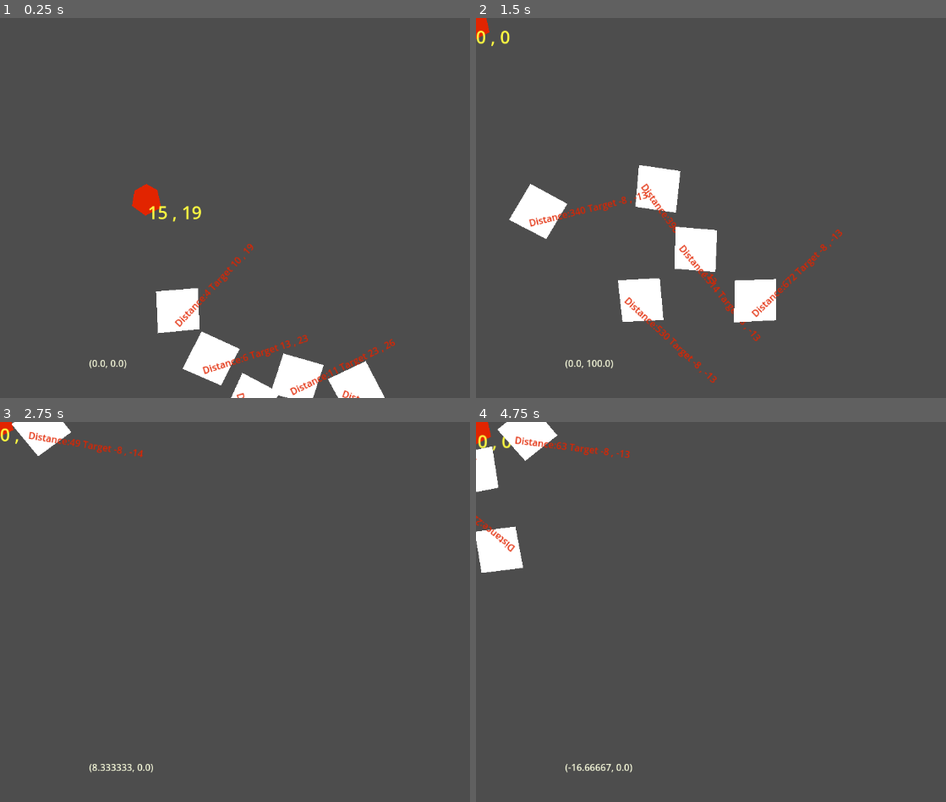
Above: before the commit, frames 1-4 (two rows, left to right).
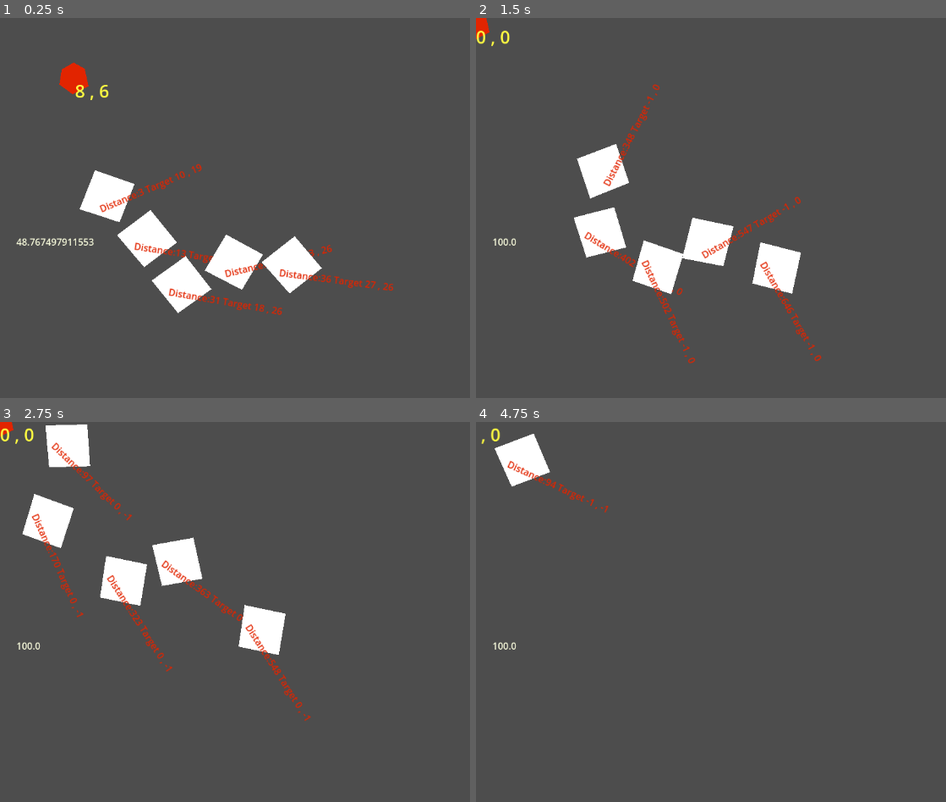
Above: after the commit, the same moments.

Repository: jceresearch/godot_project_422
Game: Godot game, scene res://world.tscn
Same seed, same stepped clock (60 frames per second), same inputs: the game is played once before the commit and once after it.
Inputs:
- Up to frame 1 (0.25 s): no input
- Up to frame 2 (1.5 s): hold Right (ui_right) 0.53-1.28 s; hold 1 0.53-1.28 s; tap Space at 0.77, 0.8, 1.07, 1.35 s; hold Down (ui_down) from 1.28 s (still down)
- Up to frame 3 (2.75 s): tap Space at 1.52, 1.82, 2.3 s; tap 1 at 1.55 s; release Down (ui_down) at 2.03 s; hold Right (ui_right) from 2.03 s (still down); hold 1 from 2.03 s (still down)
- Up to frame 4 (4.75 s): release Right (ui_right) at 2.78 s; release 1 at 2.78 s; hold Up (ui_up) 2.78-3.53 s; tap 1 at 2.85, 4.35 s; tap Space at 3.02, 3.32, 4.52 s; hold Space 3.53-4.28 s; hold Left (ui_left) from 3.53 s (still down)

The runs differ from the first frame. In frame 1, 11% of the frame differs, in the area x 3-85%, y 11-100%; in frame 2, 10%; in frame 3, 6.4%; in frame 4, 3.6%.

Commit message:
Improvements
got the tribbles to follow and beep not to stutter

Diff:
--- /dev/null
+++ b/Project 422/game_manager.gd
@@ -0,0 +1 @@
+extends Node
--- /dev/null
+++ b/Project 422/player.gd
@@ -0,0 +1,124 @@
+extends CharacterBody2D
+
+@onready var tilemap: TileMapLayer = get_tree().root.get_node("World").get_node("TileMapLayer")
+@onready var world=get_tree().root.get_node("World")
+@onready var speed_label= get_parent().get_node("Label") as Label
+
+
+var generator := AudioStreamGenerator.new()
+var audio_playback : AudioStreamGeneratorPlayback
+var audio_player := AudioStreamPlayer.new()
+var audio_is_beeping := false
+
+# For the player movements
+var acceleration := 500.0
+var friction := 300.0
+var max_speed := 500.0
+
+# for pushing around objects
+const PUSH_MULT := 1.5		# scale the impulse strength
+const MIN_REL_SPEED := 1.0	# ignore tiny nudgesx
+
+
+func _ready() -> void:
+	# Use the project's audio mix rate to avoid resampling
+	generator.mix_rate = AudioServer.get_mix_rate()
+	generator.buffer_length = 0.1
+	add_child(audio_player)
+	audio_player.stream = generator
+	audio_player.play()
+	await get_tree().process_frame
+	audio_playback = audio_player.get_stream_playback()
+	await get_tree().create_timer(0.3).timeout
+	#test bip
+	play_bip(440.0,0.15) # 440 Hz, 150 ms
+
+func play_bip(frequency: float, duration: float):
+	if audio_is_beeping:
+		return
+
+	audio_is_beeping = true
+	var sample_rate = generator.mix_rate
+	var total_samples = int(duration * sample_rate)
+
+
+	# Push the whole tone into the generator buffer, but yield if buffer is full.
+	var i := 0
+	while i < total_samples:
+		var space := audio_playback.get_frames_available()
+		if space <= 0:
+			await get_tree().process_frame
+			continue
+		var chunk := min(space, total_samples - i) as float
+		for j in range(chunk):
+			var t := float(i + j) / sample_rate as float
+			var s := sin(TAU * frequency * t) * 0.2 as float
+			audio_playback.push_frame(Vector2(s, s))
+		i += chunk
+
+	# Wait roughly for playback to finish before allowing a new beep
+	await get_tree().create_timer(duration, false).timeout
+	audio_is_beeping = false
+
+
+
+
+func _physics_process(delta: float) -> void:
+	var input_vector := Vector2.ZERO
+	var tile_coords = tilemap.local_to_map(global_position)
+	$Label.text= str( tile_coords[0])+ " , " + str(tile_coords[1])
+	input_vector.x = Input.get_action_strength("ui_right") - Input.get_action_strength("ui_left")
+	input_vector.y = Input.get_action_strength("ui_down") - Input.get_action_strength("ui_up")
+	input_vector = input_vector.normalized() # Normalize the vector to avoid faster diagonal movement
+	var raise_temperature=false as bool
+	if input_vector != Vector2.ZERO:
+		raise_temperature=true
+		velocity = velocity.move_toward(input_vector * max_speed, acceleration * delta)
+	else:
+		# Apply friction when no input
+		velocity = velocity.move_toward(Vector2.ZERO, friction * delta)
+
+	speed_label.text=str(world.world_temperature)
+	move_and_slide()
+
+	var collision
+	var body
+	for i in get_slide_collision_count():
+		collision = get_slide_collision(i)
+		body = collision.get_collider()
+		if body is RigidBody2D:
+			_push_rigidbody(body, collision)
+			play_bip(300,.1)
+
+
+	if Input.is_key_pressed(KEY_SPACE):
+		play_bip(500,0.5)
+		raise_temperature=true
+		for enemy in get_tree().get_nodes_in_group("tribbles"):
+				enemy.target_cell=tilemap._global_to_cell(tilemap,global_position)
+	elif Input.is_key_pressed(KEY_1):
+		global_position=Vector2(0,0)
+		velocity= Vector2(0,0)
+
+	if raise_temperature==true:
+		world.world_temperature=world.world_temperature_max
+	else:
+		world.world_temperature=world.world_temperature * world.cool_down_speed
+		if world.world_temperature<1:
+			world.world_temperature=0
+
+func _push_rigidbody(body: RigidBody2D, collision: KinematicCollision2D) -> void:
+	# Normal points from RigidBody -> CharacterBody.
+	var n := collision.get_normal()
+	# Component of our velocity into the body (positive when moving into it).
+	var rel_speed := -velocity.dot(n)
+	if rel_speed < MIN_REL_SPEED:
+		return
+	# Impulse magnitude J = m * Δv. Give the RB some of our speed along the normal.
+	# Scale up with PUSH_MULT if you want it stronger.
+	var j_mag := body.mass * rel_speed * PUSH_MULT
+	var impulse := n * j_mag
+
+	# Apply at contact point to also give it torque if off-center.
+	var contact_world := collision.get_position()
+	body.apply_impulse(impulse, contact_world - body.global_position)
--- a/Project 422/rigid_body_2d.gd
+++ b/Project 422/rigid_body_2d.gd
@@ -1,36 +1,39 @@
 
 extends RigidBody2D
 @onready
-var tilemap: TileMapLayer = get_parent().get_node("TileMapLayer")
-@export var gravity_force: float = 10
-@export var player_path: NodePath  # Assign in the editor or dynamically
+var tilemap: TileMapLayer = get_tree().root.get_node("World").get_node("TileMapLayer")
+
 @onready
-var target_cell: Vector2i = tilemap._global_to_cell(tilemap,global_position)
+var world=get_tree().root.get_node("World")
 
+@onready
+var player = get_tree().root.get_node("World").get_node("Player") as CharacterBody2D
 
-var player: CharacterBody2D
-func log_base(value: float, base: float) -> float:
-	return log(value) / log(base)
+@onready
+var target_cell: Vector2i = Vector2i(0,0)
 
 func _ready():
-	player = get_node(player_path)
 	gravity_scale = 0  # Disable built-in gravity
+	target_cell=tilemap._global_to_cell(tilemap,global_position)
 
 
 func _physics_process(_delta):
+	if world.world_temperature<=0:
+		linear_velocity=Vector2(0,0)
+		return
 	var target_cell_global: Vector2 = tilemap._cell_to_global(tilemap,target_cell)
 	var to_target= target_cell_global - global_position
 	var distance=to_target.length()
-	var impulse = 0
+	var impulse = 0.0 as float
+	var temperature= world.world_temperature/world.world_temperature_max
 	$Label.text="Distance:" + str(int(distance)) + " Target "+ str(target_cell[0])+ " , " + str(target_cell[1])
 	var direction = to_target.normalized()
 	if distance >500:
-		impulse = direction * gravity_force /distance
+		impulse = direction * temperature* world.gravity_force /distance
 		apply_impulse(impulse)
 	elif distance > 10.0:
-		impulse = direction * gravity_force /(distance)
+		impulse = direction * temperature * world.gravity_force /(distance)
 		apply_impulse(impulse)
 		#apply_central_force(impulse)
 	else:
-
 		pass
--- a/Project 422/world.gd
+++ b/Project 422/world.gd
@@ -1,6 +1,9 @@
 extends Node2D
 
-
+@export var gravity_force= 5.0  as float
+var world_temperature = 100 as float
+@export var world_temperature_max=100 as float
+@export var cool_down_speed=.95
 
 func _ready() -> void:
 	spawn_tribbles(5)
@@ -8,7 +11,6 @@
 func spawn_tribbles(count: int) -> void:
 	var original_tribble := $Tribble  # Reference to the existing node
 	for i in count:
-		print(i)
 		var new_tribble := original_tribble.duplicate() as RigidBody2D
 		new_tribble.position = Vector2(
 		randf_range(100, 500),
--- a/Project 422/world.tscn
+++ b/Project 422/world.tscn
@@ -4,6 +4,7 @@
 [ext_resource type="Script" uid="uid://46govtvnvdnr" path="res://world.gd" id="1_fj7yv"]
 [ext_resource type="Script" uid="uid://d3r67ecjeeept" path="res://tile_map_layer.gd" id="3_aqk2v"]
 [ext_resource type="Texture2D" uid="uid://bmebtpm10up35" path="res://tiles_forest.png" id="3_tlwt5"]
+[ext_resource type="Script" uid="uid://bluw8om8dqx7o" path="res://player.gd" id="4_036b0"]
 
 [sub_resource type="TileSetAtlasSource" id="TileSetAtlasSource_aqk2v"]
 texture = ExtResource("3_tlwt5")
@@ -44,112 +45,6 @@
 [sub_resource type="TileSet" id="TileSet_036b0"]
 sources/1 = SubResource("TileSetAtlasSource_aqk2v")
 
-[sub_resource type="GDScript" id="GDScript_sl8kj"]
-script/source = "extends CharacterBody2D
-
-var generator := AudioStreamGenerator.new()
-var audio_playback : AudioStreamGeneratorPlayback
-var audio_player : AudioStreamPlayer
-
-var acceleration := 500.0
-var friction := 200.0
-var max_speed := 500.0
-
-@onready
-var tilemap: TileMapLayer = get_parent().get_node(\"TileMapLayer\")
-
-
-@onready
-var speed_label= get_parent().get_node(\"Label\") as Label
-# Called when the node enters the scene tree for the first time.
-func _ready() -> void:
-
-	# Use the project's audio mix rate to avoid resampling
-	generator.mix_rate = AudioServer.get_mix_rate()
-	generator.buffer_length = 0.1
-
-	audio_player = AudioStreamPlayer.new()
-	add_child(audio_player)
-	audio_player.stream = generator
-	audio_player.play()
-	await get_tree().process_frame
-	audio_playback = audio_player.get_stream_playback()
-	if audio_playback == null:
-		push_error(\"AudioStreamGeneratorPlayback is still null\")
-		return
-	# Test bip
-	await get_tree().create_timer(0.3).timeout
-	play_bip(440.0,0.15) # 440 Hz, 150 ms
-
-func play_bip(frequency: float, duration: float):
-	var sample_rate = generator.mix_rate
-	var total_samples = int(duration * sample_rate)
-	for i in range(total_samples):
-		# Sine wave formula
-		var t = float(i) / sample_rate
-		var sample = sin(2.0 * PI * frequency * t) * 0.2
-		audio_playback.push_frame(Vector2(sample, sample)) # stereo (L,R same)
-
-
-# Tunables
-const PUSH_MULT := 1.5		# scale the impulse strength
-const MIN_REL_SPEED := 1.0	# ignore tiny nudgesx
-
-func _physics_process(delta: float) -> void:
-	var input_vector := Vector2.ZERO
-	var tile_coords = tilemap.local_to_map(global_position)
-	$Label.text= str( tile_coords[0])+ \" , \" + str(tile_coords[1])
-	# Get input from arrow keys or WASD
-	input_vector.x = Input.get_action_strength(\"ui_right\") - Input.get_action_strength(\"ui_left\")
-	input_vector.y = Input.get_action_strength(\"ui_down\") - Input.get_action_strength(\"ui_up\")
-	# Normalize the vector to avoid faster diagonal movement
-	input_vector = input_vector.normalized()
-
-	#Accelerate if there is input
-	if input_vector != Vector2.ZERO:
-		velocity = velocity.move_toward(input_vector * max_speed, acceleration * delta)
-	else:
-		# Apply friction when no input
-		velocity = velocity.move_toward(Vector2.ZERO, friction * delta)
-
-	speed_label.text=str(velocity)
-	move_and_slide()
-	var collision
-	var body
-	for i in get_slide_collision_count():
-		collision = get_slide_collision(i)
-		body = collision.get_collider()
-		if body is RigidBody2D:
-			_push_rigidbody(body, collision)
-			play_bip(300,.1)
-
-
-	if Input.is_key_pressed(KEY_SPACE):
-		play_bip(500,0.5)
-		for enemy in get_tree().get_nodes_in_group(\"tribbles\"):
-				enemy.target_cell=tilemap._global_to_cell(tilemap,global_position)
-	if Input.is_key_pressed(KEY_1):
-		global_position=Vector2(0,0)
-		velocity= Vector2(0,0)
-
-func _push_rigidbody(body: RigidBody2D, collision: KinematicCollision2D) -> void:
-	# Normal points from RigidBody -> CharacterBody.
-	var n := collision.get_normal()
-	# Component of our velocity into the body (positive when moving into it).
-	var rel_speed := -velocity.dot(n)
-	if rel_speed < MIN_REL_SPEED:
-		return
-	# Impulse magnitude J = m * Δv. Give the RB some of our speed along the normal.
-	# Scale up with PUSH_MULT if you want it stronger.
-	var j_mag := body.mass * rel_speed * PUSH_MULT
-	var impulse := n * j_mag
-
-	# Apply at contact point to also give it torque if off-center.
-	var contact_world := collision.get_position()
-	body.apply_impulse(impulse, contact_world - body.global_position)
-
-				"
-
 [sub_resource type="Gradient" id="Gradient_lp1pl"]
 
 [sub_resource type="GradientTexture2D" id="GradientTexture2D_gs6va"]
@@ -177,8 +72,8 @@
 font_color = Color(0.968628, 0.980392, 0.858824, 1)
 
 [node name="World" type="Node2D"]
-position = Vector2(124, 207)
 script = ExtResource("1_fj7yv")
+gravity_force = 100.0
 metadata/_edit_vertical_guides_ = [-669.0]
 
 [node name="TileMapLayer" type="TileMapLayer" parent="."]
@@ -188,7 +83,7 @@
 
 [node name="Player" type="CharacterBody2D" parent="."]
 position = Vector2(128, 103)
-script = SubResource("GDScript_sl8kj")
+script = ExtResource("4_036b0")
 
 [node name="Polygon2D" type="Polygon2D" parent="Player"]
 position = Vector2(-32, -90)
@@ -208,14 +103,11 @@
 label_settings = SubResource("LabelSettings_036b0")
 
 [node name="Tribble" type="RigidBody2D" parent="."]
-position = Vector2(577, -79)
 mass = 0.1
 physics_material_override = SubResource("PhysicsMaterial_fj7yv")
 gravity_scale = 0.0
 can_sleep = false
 script = ExtResource("1_f3sb7")
-gravity_force = 500.0
-player_path = NodePath("../Player")
 
 [node name="CollisionShape2D" type="CollisionShape2D" parent="Tribble"]
 position = Vector2(19, -1)
Not shown, added: Project 422/game_manager.gd.uid
Not shown, added: Project 422/player.gd.uid
Not shown, added: .DS_Store
